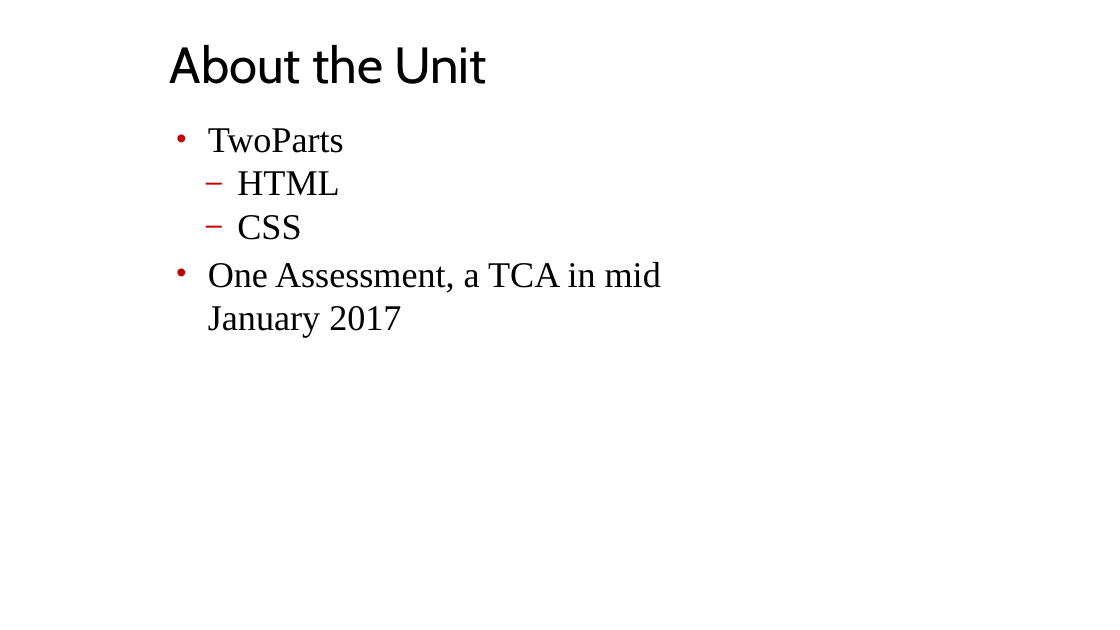
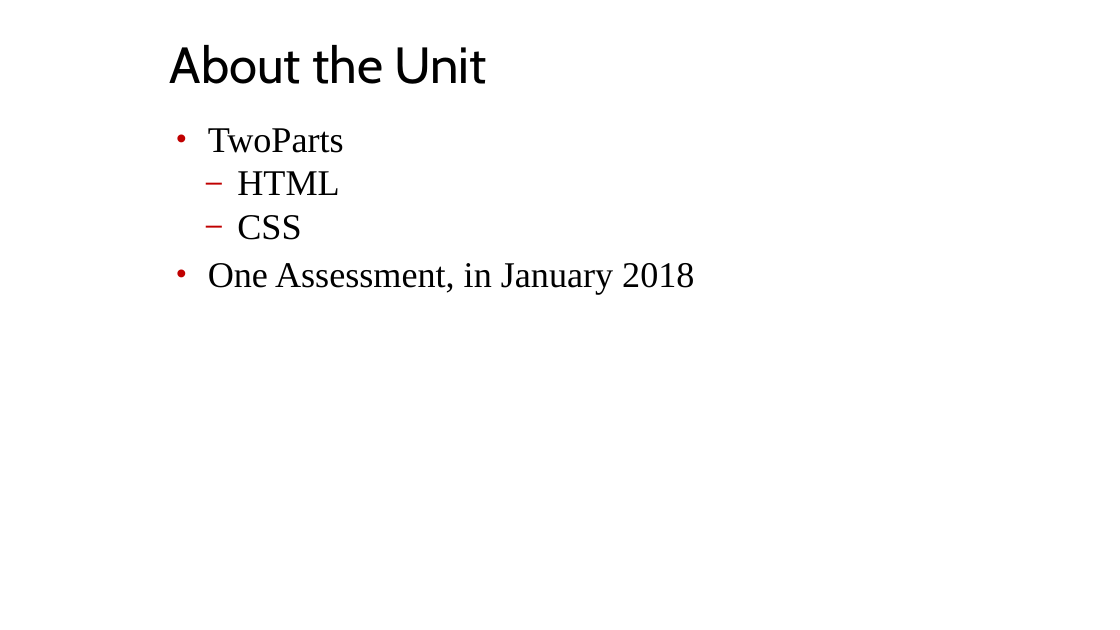
Before and after one commit to joeappleton18/cda400_2017, a slide deck: slide 3 of sessions/week2/slides.pptx. Drawn at 1120x630 pixels with LibreOffice and Linux fonts; fonts in the diff are those of the drawing. Boxes give left, top, right and bottom in pixels: in the first picture for what was removed or moved away, otherwise in the second. Text is boxed around its words. In the diff, an @@ line names an element or a change of style, - is before the commit and + after.

```diff
--- a/sessions/week2/slides.pptx
+++ b/sessions/week2/slides.pptx
@@ text at (208,263,694,294): text changed @@
-    • One Assessment, a TCA in mid January 2017
+    • One Assessment, in January 2018
```
Also in this commit, not shown: 3 other slides changed, 2 slides added, 8 other files.
